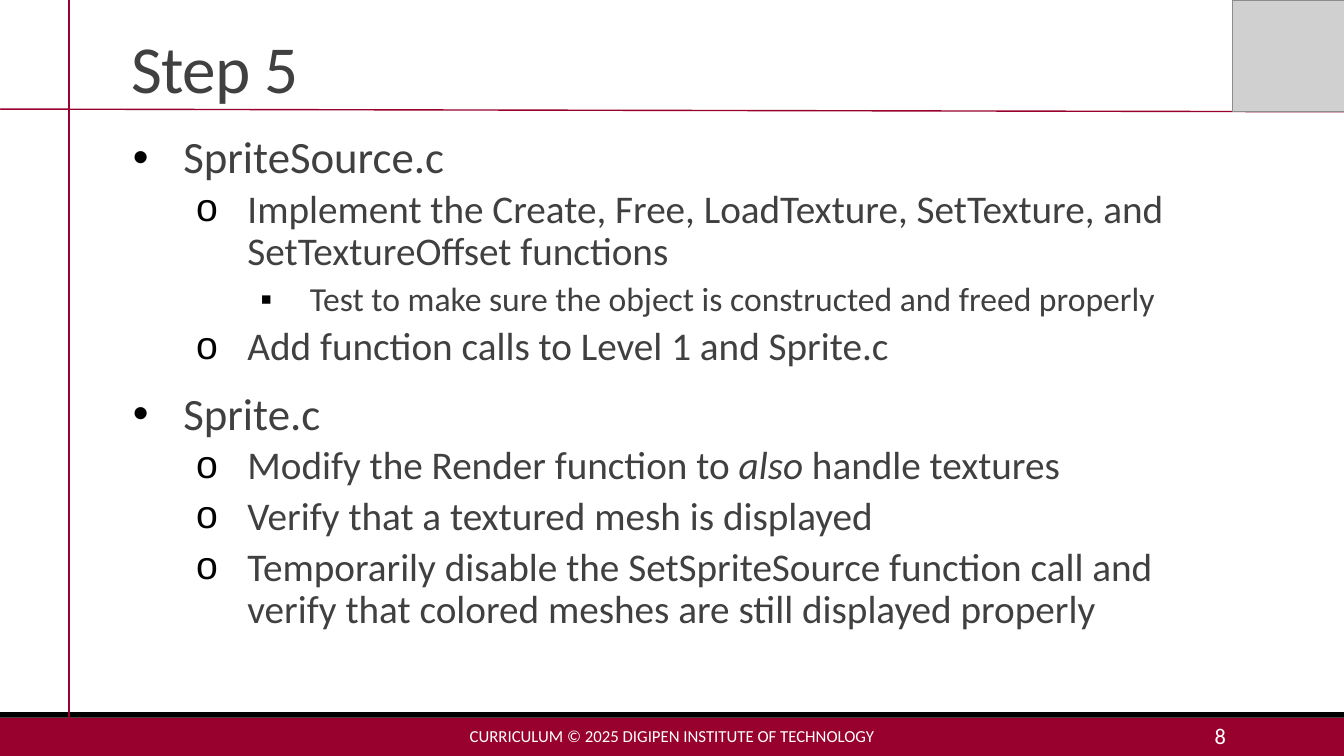
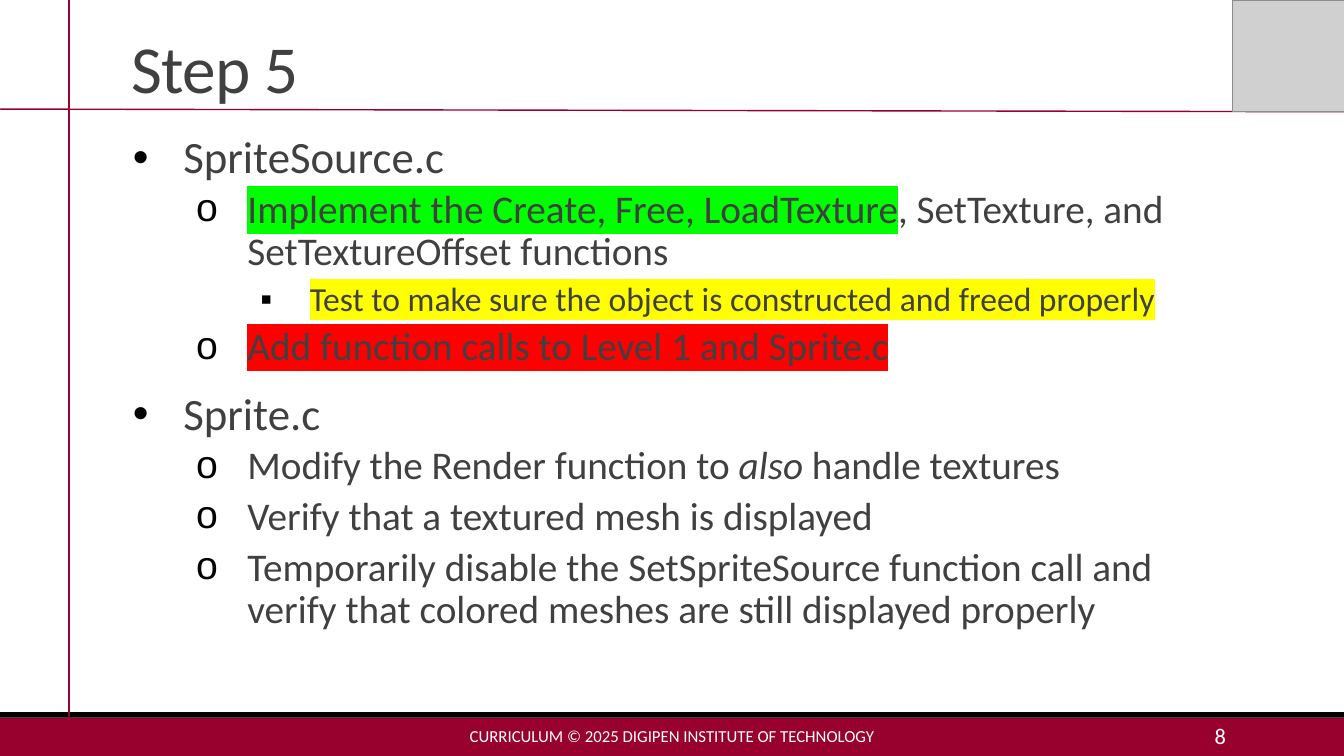
Before and after one commit to MakoJBryant/cs-230-project-game-engine, a slide deck: slide 8 of Project2-Lecture.pptx. Drawn at 1344x756 pixels with LibreOffice and Linux fonts; fonts in the diff are those of the drawing; grey boxes stand for pictures. Boxes give left, top, right and bottom in pixels: in the first picture for what was removed or moved away, otherwise in the second. Text is boxed around its words. In the diff, an @@ line names an element or a change of style, - is before the commit and + after.

Commit message:
🧠 Implement the Create, Free, and LoadTexture functions

```diff
--- a/Project2-Lecture.pptx
+++ b/Project2-Lecture.pptx
@@ text at (x1=247, y1=190, x2=1163, y2=371): highlight none to #00FF00 in "Implement the Create, Free, LoadTexture,"; highlight none to #FFFF00 in "Test to make sure the object is ..."; highlight none to #FF0000 in "Add function calls to Level 1 and ..." @@
```
Also in this commit, not shown: 1 other slide changed, 3 other files.
